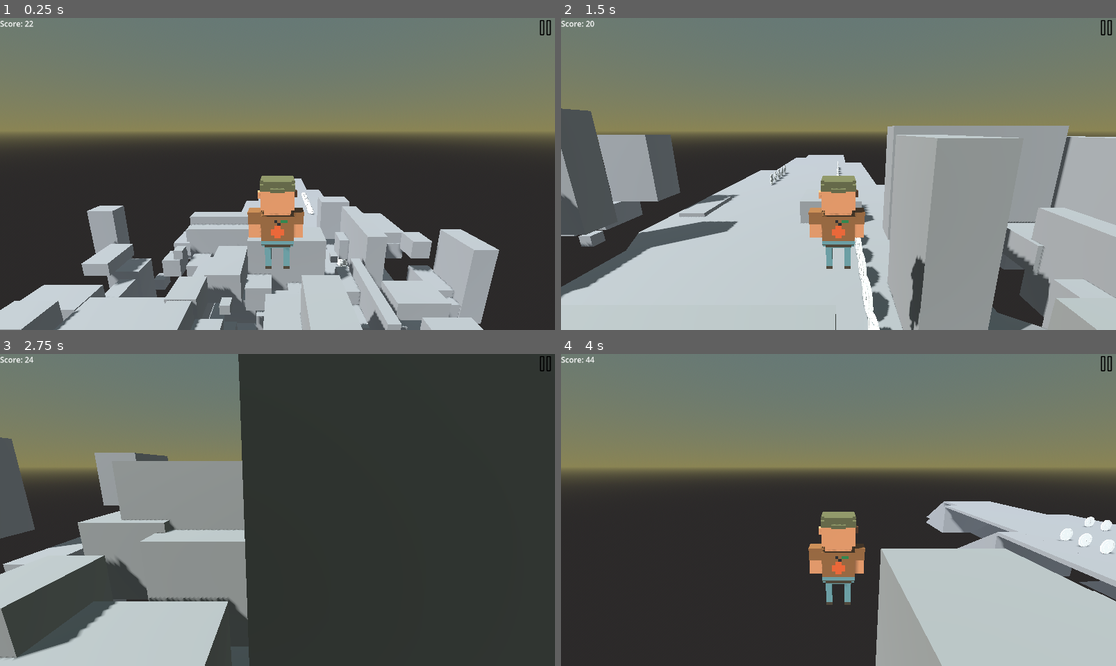
Above: before the commit, frames 1-4 (two rows, left to right).
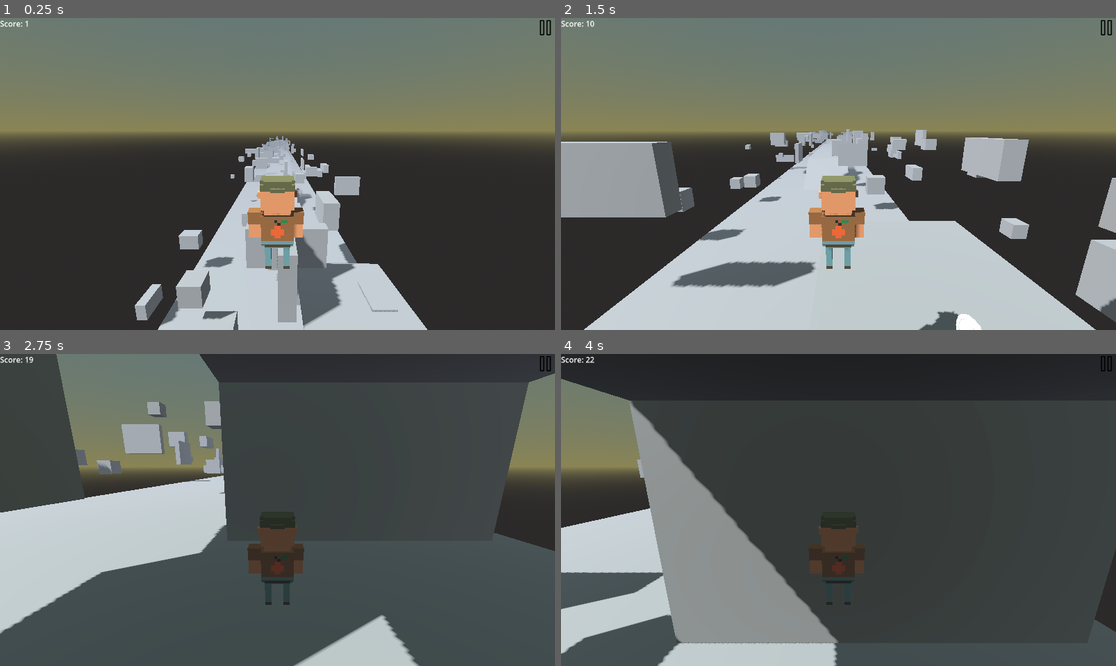
Above: after the commit, the same moments.

Repository: g-h-o-s-t-studio/across-the-roads
Game: Godot game, scene res://scenes/main.tscn
The game is run twice, just before and just after one commit, with the same random seed, the same clock (stepped at 60 frames per second) and the same inputs.
Inputs:
- Up to frame 1 (0.25 s): no input
- Up to frame 2 (1.5 s): tap Enter (ui_accept) at 0.5, 0.6, 0.77, 1.07, 1.35 s; hold Right (ui_right) 0.53-1.28 s; hold Left (ui_left) from 1.28 s (still down)
- Up to frame 3 (2.75 s): tap Enter (ui_accept) at 1.52, 1.82, 2.1 s; release Left (ui_left) at 2.03 s; hold Right (ui_right) from 2.03 s (still down)
- Up to frame 4 (4 s): tap Enter (ui_accept) at 2.85, 3.02, 3.32, 3.6, 3.77 s; release Right (ui_right) at 3.53 s; hold Left (ui_left) from 3.53 s (still down)

The runs differ from the first frame. In frame 1, 22% of the frame differs, in the area x 0-90%, y 0-100%; in frame 2, 39%; in frame 3, 52%; in frame 4, 79%, in the area x 0-100%, y 0-100%.

Commit message:
code fixes

Diff:
--- a/project.godot
+++ b/project.godot
@@ -28,7 +28,6 @@
 gdscript/warnings/unsafe_method_access=1
 gdscript/warnings/unsafe_cast=1
 gdscript/warnings/unsafe_call_argument=1
-gdscript/warnings/return_value_discarded=1
 gdscript/warnings/deprecated_keyword=2
 
 [rendering]
--- a/scripts/game_controller.gd
+++ b/scripts/game_controller.gd
@@ -3,40 +3,38 @@
 @export var kill_zone := -50.0
 @export var map_size := 8
 
-const Tile = preload("res://scenes/tiles/tile.tscn")
+const TileScene = preload("res://scenes/tiles/tile.tscn")
 
-var _spawn_pos_z := _tile_z
-var _tiles: Array[StaticBody3D] = [Tile.instantiate() as StaticBody3D]
-var _tile_z := (
+@onready var _player := $Player as Player
+@onready var _tiles: Array[Tile] = [TileScene.instantiate() as Tile]
+@onready var _tile_size_z := (
 	(_tiles[0].get_node("Mesh") as MeshInstance3D).mesh as BoxMesh
 ).size.z
-var _distance_to_spawn := _tile_z + _tile_z /2
-
-@onready var player := $Player as Player
+@onready var _distance_to_spawn := _tile_size_z + _tile_size_z /2
 
 
 func _ready() -> void:
+	add_child(_tiles[0])
 	for i: int in range(map_size):
 		_spawn_tile()
 
 
 func _process(_delta: float) -> void:
-	if player.position.z >= _tiles[0].position.z + _distance_to_spawn:
+	if _player.position.z >= _tiles[0].position.z + _distance_to_spawn:
 		_despawn_tile()
 		_spawn_tile()
 
-	if player.position.y <= kill_zone:
+	if _player.position.y <= kill_zone:
 		# add after die menu
 		get_tree().reload_current_scene()
 
 
 func _spawn_tile() -> void:
-	var new_tile := Tile.instantiate() as StaticBody3D
-	new_tile.position.z = _spawn_pos_z
+	var new_tile := TileScene.instantiate() as Tile
+	new_tile.position.z = _tiles[-1].position.z + _tile_size_z
 	add_child(new_tile)
 	_tiles.append(new_tile)
-	_spawn_pos_z += _spawn_pos_z
 
 
 func _despawn_tile() -> void:
-	(_tiles.pop_front() as StaticBody3D).free()
+	(_tiles.pop_front() as Tile).free()
--- a/scripts/obstacles/base_obstacle/base_obstacle.gd
+++ b/scripts/obstacles/base_obstacle/base_obstacle.gd
@@ -2,30 +2,16 @@
 
 const MAX_X = 30
 
-var is_moving_right := randi() % 2
-var speed := randf_range(10, 25) if is_moving_right else -randf_range(10, 25)
+@onready var _speed := randf_range(10.0, 25.0) if randi() % 2 else -randf_range(10.0, 25.0)
 
 
 func _ready() -> void:
-	change_axis()
-	resize()
-
-
-func resize() -> void:
-	pass
-
-
-func change_direction() -> void:
-	is_moving_right = not is_moving_right
-	speed = -speed
-
-
-func change_axis() -> void:
 	if randi() % 2:
 		rotation.y = deg_to_rad(90)
 
 
 func _process(delta: float) -> void:
-	position.x += speed * delta
-	if abs(position.x) >= MAX_X:
-		change_direction()
+	position.x += _speed * delta
+	var pos_x := position.x
+	if absf(pos_x) >= MAX_X:
+		_speed = -_speed
--- a/scripts/obstacles/cube.gd
+++ b/scripts/obstacles/cube.gd
@@ -1,6 +1,8 @@
 class_name CubeObstacle extends BaseObstacle
 
 
-func resize() -> void:
+func _ready() -> void:
+	super()
+
 	var new_size := randf_range(0.7, 3)
 	scale = Vector3(new_size, new_size, new_size)
--- a/scripts/obstacles/parallelepiped.gd
+++ b/scripts/obstacles/parallelepiped.gd
@@ -1,7 +1,9 @@
 class_name ParallelepipedObstacle extends BaseObstacle
 
 
-func resize() -> void:
+func _ready() -> void:
+	super()
+
 	scale = Vector3(
 		randf_range(1.3, 6.7), randf_range(1.3, 3.5), randf_range(1.5, 4.5)
 	)
--- a/scripts/obstacles/wall.gd
+++ b/scripts/obstacles/wall.gd
@@ -1,7 +1,9 @@
 class_name WallObstacle extends BaseObstacle
 
 
-func resize() -> void:
+func _ready() -> void:
+	super()
+
 	scale = Vector3(
 		randf_range(3, 10.5), randf_range(2.5, 8.7), randf_range(1, 3.2)
 	)
--- a/scripts/player.gd
+++ b/scripts/player.gd
@@ -1,34 +1,35 @@
 class_name Player extends CharacterBody3D
+
+@export var speed := 7.0
 
 const JUMP_VELOCITY = 7.0
 
-var _player_speed := 12.0
-var _player_speed_horizontally := 20.0
-var _gravity := ProjectSettings.get_setting("physics/3d/default_gravity") as float
+var gravity := ProjectSettings.get_setting("physics/3d/default_gravity") as float
 
 
 func _process(_delta: float) -> void:
 	# get current score
-	ScoreManager.score = int(global_transform.origin.distance_to(Vector3.ZERO))
+	# FIXME: поменять чтобы считало только по оси z!!!
+	ScoreManager.score = int(global_transform.origin.z)
+	speed += 0.0001
 
 
 func _physics_process(delta: float) -> void:
-	if not is_on_floor():
-		velocity.y -= _gravity * delta
+	var x := 0.0
+	if Input.is_action_pressed("ui_left"):
+		x += 1.0
+	if Input.is_action_pressed("ui_right"):
+		x -= 1.0
 
-	if Input.is_action_just_pressed("ui_accept") and is_on_floor():
+	velocity.x = x * speed
+	velocity.z = speed
+
+	var on_floor := is_on_floor()
+	if Input.is_action_just_pressed("ui_accept") and on_floor:
 		velocity.y = JUMP_VELOCITY
 
-	var direction: Vector3 = Vector3(0, 0, 1)
-	if Input.is_action_pressed("ui_left"):
-		direction.x += 1
-	if Input.is_action_pressed("ui_right"):
-		direction.x -= 1
-
-	# player_speed += 0.01
-	direction = direction.normalized()
-	velocity.x = direction.x * _player_speed_horizontally
-	velocity.z = direction.z * _player_speed
+	if not on_floor:
+		velocity.y -= gravity * delta
 
 	move_and_slide()
 
--- a/scripts/tile.gd
+++ b/scripts/tile.gd
@@ -1,4 +1,7 @@
-extends StaticBody3D
+class_name Tile extends StaticBody3D
+
+@export var min_obs := 20
+@export var max_obs := 35
 
 const CoinScene = preload("res://scenes/items/coin/coin.tscn")
 const ObstaclesScenes: Array[PackedScene] = [
@@ -8,9 +11,6 @@
 ]
 const TriangleScene = preload("res://scenes/platforms/triangle.tscn")
 const PlatformScene = preload("res://scenes/platforms/horizontal_platform.tscn")
-
-const MIN_OBS = 20
-const MAX_OBS = 35
 
 var _max_x: float
 var _half_x: float
@@ -72,22 +72,18 @@
 	add_child(te)
 
 	if randi() % 2:
-		var counter := randi_range(0, 2) * 2 + 3
-		while counter:
+		for i: int in randi_range(0, 2) * 2 + 3:
 			var coin := CoinScene.instantiate() as Coin
-			coin.position =  pm.position + Vector3(0, pm_half_y, counter * 2)
+			coin.position =  pm.position + Vector3(0, pm_half_y, i * 2)
 			add_child(coin)
-			counter -= 1
 
 
 func spawn_obstacles() -> void:
-	var amount_obs := randi_range(MIN_OBS, MAX_OBS)
-	while amount_obs:
+	for i: int in randi_range(min_obs, max_obs):
 		check_pos_and_spawn(
 			ObstaclesScenes[randi() % ObstaclesScenes.size() - 1]
 			.instantiate() as BaseObstacle
 		)
-		amount_obs -= 1
 
 
 func check_pos_and_spawn(obs: BaseObstacle) -> void:
Not shown, changed: todo.txt
